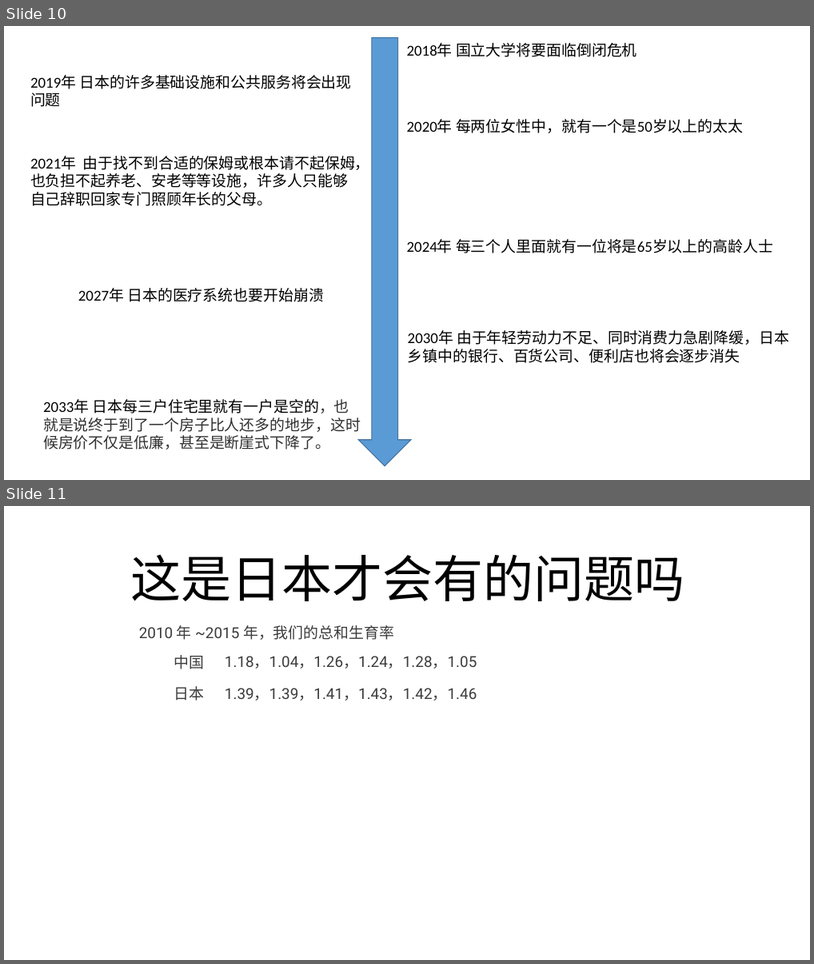
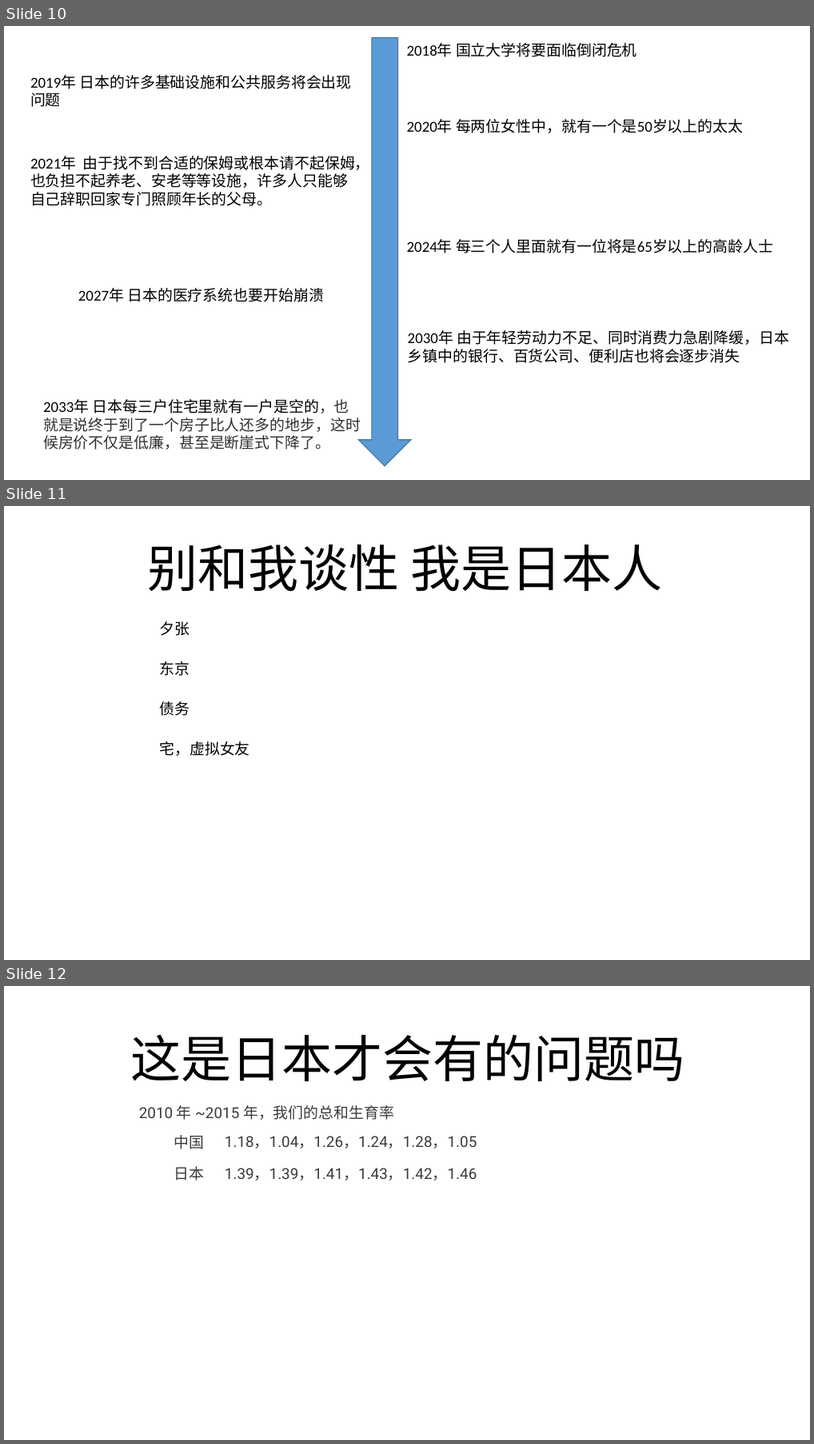
Before and after one commit to FredJiangFei/freetalk, a slide deck: 生娃是国家大事/sw - Copy.pptx. Shown one above the other, each under a label of ours: slides 10 and 11 before the commit, slides 10, 11 and 12 after it. The pictures are 814x964 and 814x1444 pixels, drawn with LibreOffice and Linux fonts; fonts in the diff are those of the drawing. Boxes give left, top, right and bottom in pixels: in the first picture for what was removed or moved away, otherwise in the second. Text is boxed around its words. In the diff, an @@ line names an element or a change of style, - is before the commit and + after.

```diff
--- a/生娃是国家大事/sw - Copy.pptx
+++ b/生娃是国家大事/sw - Copy.pptx
@@ slide 11 added at [4,506,810,960], background #FFFFFF @@
@@ title added at [148,544,663,592], 60 pt, text #000000 @@
+别和我谈性 我是日本人
@@ text added at [159,621,190,636], 18 pt, text #000000 @@
+夕张
@@ text added at [159,661,190,676], 18 pt, text #000000 @@
+东京
@@ text added at [159,701,190,716], 18 pt, text #000000 @@
+债务
@@ text added at [159,741,250,756], 18 pt, text #000000 @@
+宅，虚拟女友
@@ what was slide 11 is now slide 12 @@
```
Also in this commit, not shown: 1 slide changed, 1 other slide added, 4 slides removed, 1 other file.
